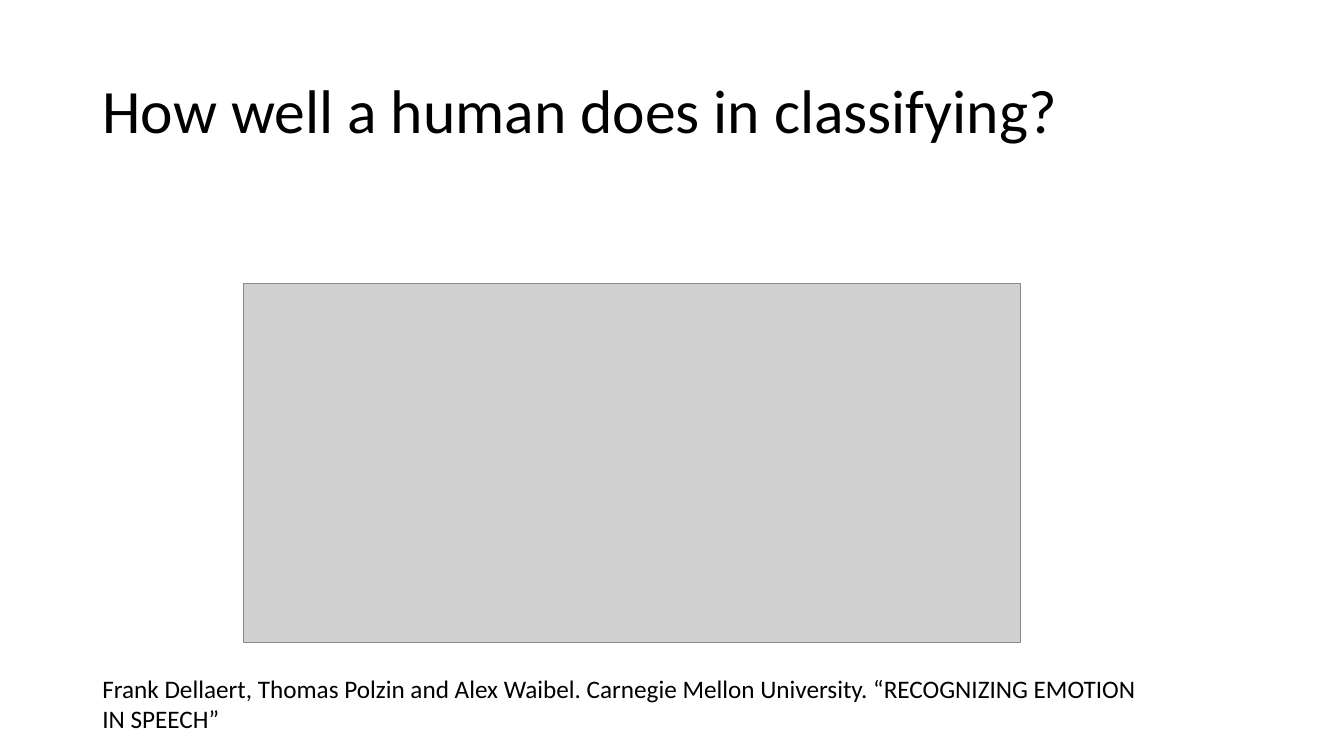
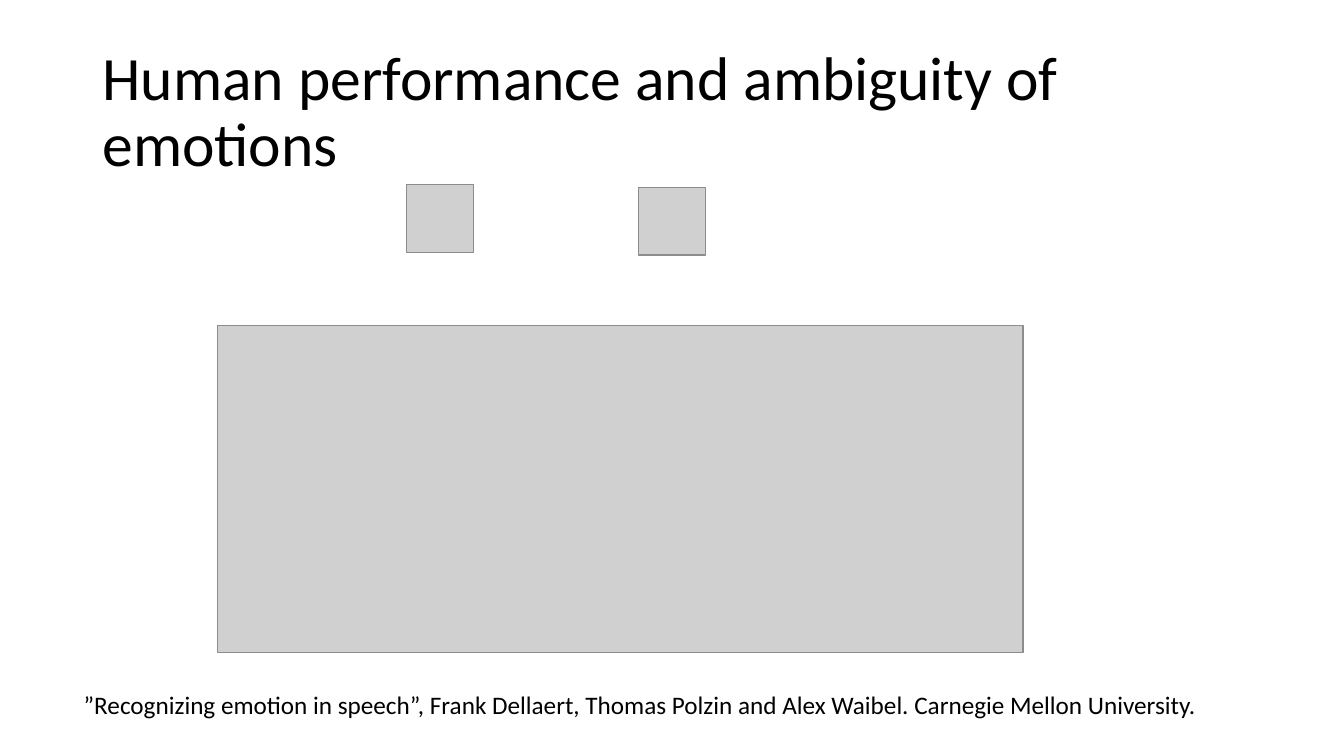
Before and after one commit to aydar-musin/Thesis, a slide deck: slide 25 of Thesis.pptx (slide 10 before the commit). Drawn at 1344x756 pixels with LibreOffice and Linux fonts; fonts in the diff are those of the drawing; grey boxes stand for pictures. Boxes give left, top, right and bottom in pixels: in the first picture for what was removed or moved away, otherwise in the second. Text is boxed around its words. In the diff, an @@ line names an element or a change of style, - is before the commit and + after.

```diff
--- a/Thesis.pptx
+++ b/Thesis.pptx
@@ title at (102,57,1057,167): text changed @@
-How well a human does in classifying?
+Human performance and ambiguity of emotions
@@ picture added at (406,185,474,252) @@
@@ picture added at (638,188,706,255) @@
@@ picture: place and size @@
-picture at (244,283,1021,643)
+picture at (217,326,1022,652)
@@ text at (84,696,1195,719): text changed @@
-Frank Dellaert, Thomas Polzin and Alex Waibel. Carnegie Mellon University. “RECOGNIZING EMOTION IN SPEECH”
+”Recognizing emotion in speech”, Frank Dellaert, Thomas Polzin and Alex Waibel. Carnegie Mellon University.
```
Also in this commit, not shown: 13 other slides changed, 14 slides added, 3 slides removed, 30 other files.
